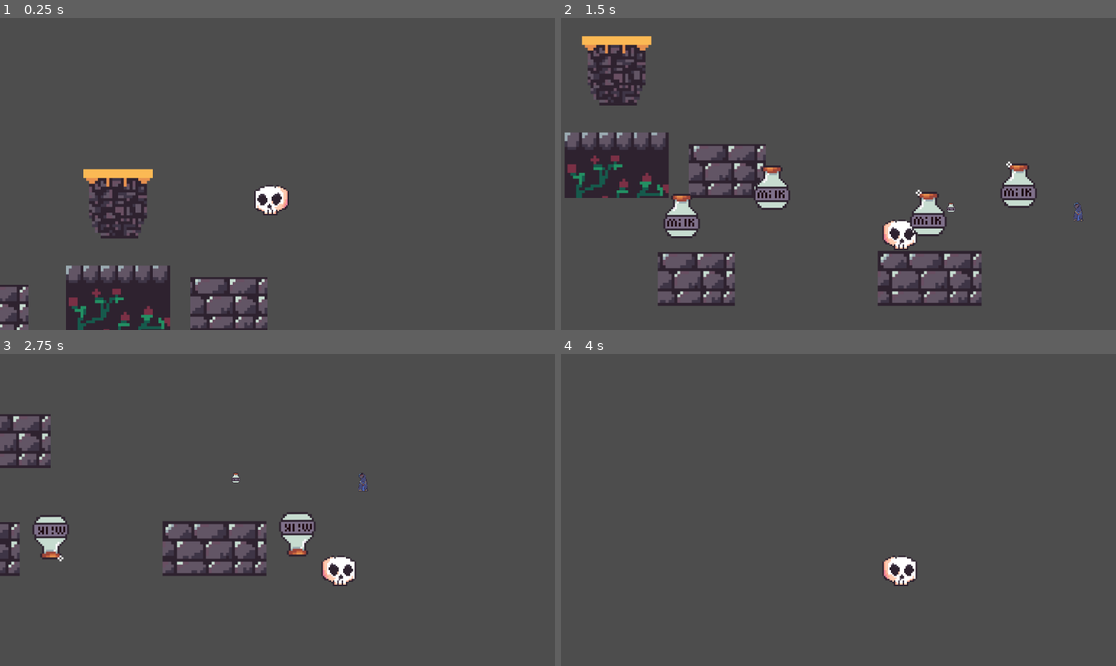
Above: before the commit, frames 1-4 (two rows, left to right).
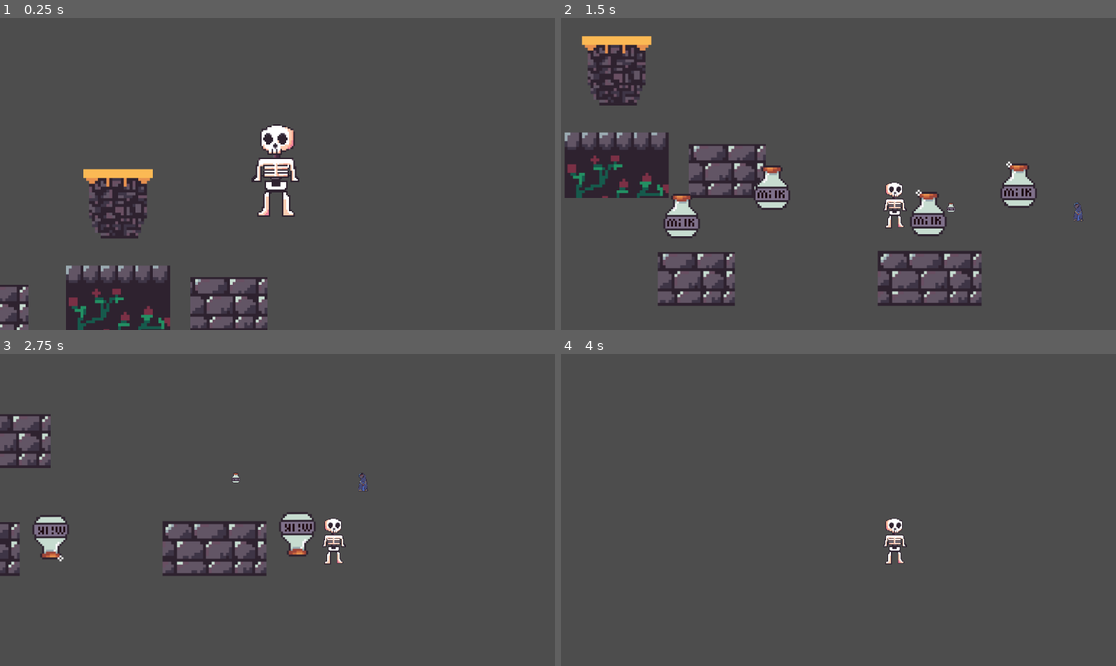
Above: after the commit, the same moments.

Repository: Hexalikk/Mini-Jame-Gam-55
Game: Godot game, scene res://scenes/main.tscn
The game is run twice, just before and just after one commit, with the same random seed, the same clock (stepped at 60 frames per second) and the same inputs.
Inputs:
- Up to frame 1 (0.25 s): no input
- Up to frame 2 (1.5 s): hold D (right) from 0.53 s (still down); tap E (throw a bone) at 0.6, 1.35 s; tap Space (jump) at 0.77 s
- Up to frame 3 (2.75 s): tap Space (jump) at 1.52 s; release D (right) at 2.03 s; hold A (left) from 2.03 s (still down); tap E (throw a bone) at 2.1 s
- Up to frame 4 (4 s): release A (left) at 2.78 s; hold D (right) from 2.78 s (still down); tap E (throw a bone) at 2.85, 3.6 s; tap Space (jump) at 3.02, 3.77 s

The runs differ from the first frame. In frame 1, 1.6% of the frame differs, in the area x 45-54%, y 34-64%; in frame 2, 0.7%; in frame 3, 0.8%; in frame 4, 0.8%.

Commit message:
player walking

Diff:
--- a/stronger-bones/scenes/player.tscn
+++ b/stronger-bones/scenes/player.tscn
@@ -8,9 +8,6 @@
 
 [sub_resource type="CircleShape2D" id="CircleShape2D_3vyb7"]
 radius = 70.0
-
-[sub_resource type="RectangleShape2D" id="RectangleShape2D_g2els"]
-size = Vector2(210, 240.00012)
 
 [sub_resource type="AtlasTexture" id="AtlasTexture_dqkch"]
 atlas = ExtResource("1_3vyb7")
@@ -89,6 +86,9 @@
 "speed": 5.0
 }]
 
+[sub_resource type="RectangleShape2D" id="RectangleShape2D_g2els"]
+size = Vector2(210, 240.00012)
+
 [node name="Player" type="CharacterBody2D" unique_id=939722360]
 position = Vector2(206, 159)
 scale = Vector2(0.5, 0.5)
@@ -110,7 +110,6 @@
 
 [node name="AnimatedSprite2D" type="AnimatedSprite2D" parent="." unique_id=1552383906]
 sprite_frames = SubResource("SpriteFrames_jej6c")
-animation = &"walking"
 speed_scale = 0.5
 
 [node name="hitbox_rectangle" type="CollisionShape2D" parent="." unique_id=925971667]
@@ -118,7 +117,8 @@
 scale = Vector2(0.99999976, 0.99999976)
 shape = SubResource("RectangleShape2D_g2els")
 
-[node name="AnimatedSprite2D" type="AnimatedSprite2D" parent="." unique_id=1552383906]
+[node name="AnimatedSprite2D2" type="AnimatedSprite2D" parent="." unique_id=797103433]
+visible = false
 scale = Vector2(0.9999998, 0.9999998)
 sprite_frames = SubResource("SpriteFrames_jej6c")
 animation = &"throw_body"
--- a/stronger-bones/scripts/player.gd
+++ b/stronger-bones/scripts/player.gd
@@ -157,3 +157,6 @@
 			animated_sprite.play("throw_legs")
 		elif _state == STATE.HEAD:
 			animated_sprite.play("throw_body")
+
+	if Input.is_action_pressed("left") or Input.is_action_pressed("right"):
+		animated_sprite.play("walking")
